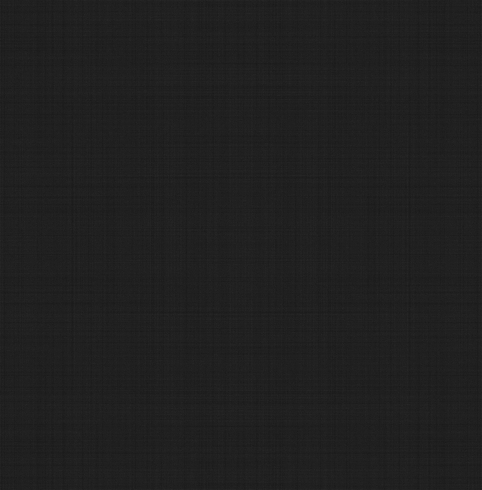
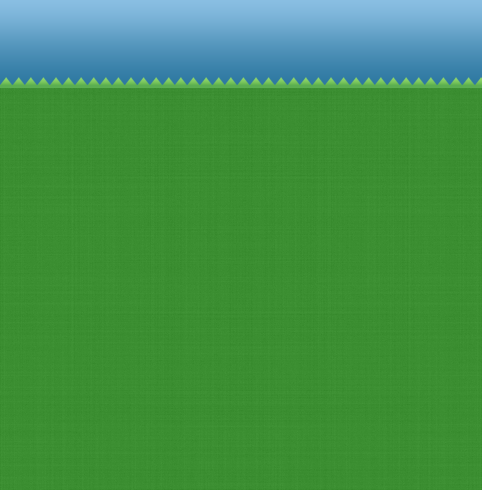
Revision of a layered 482x490 image; what changed, layer by layer:
added layer "Layer 3" above "Layer 1" over (0, 0, 482, 88)
"Layer 1": blend normal → difference over (0, 0, 482, 490)
added layer "Layer 2" above "Background" over (0, 0, 482, 490)
